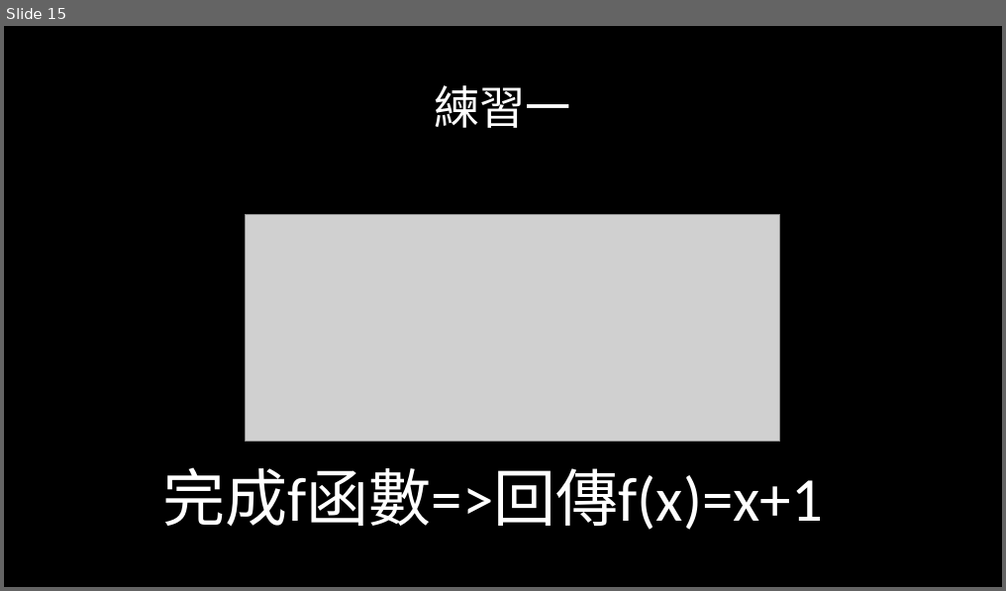
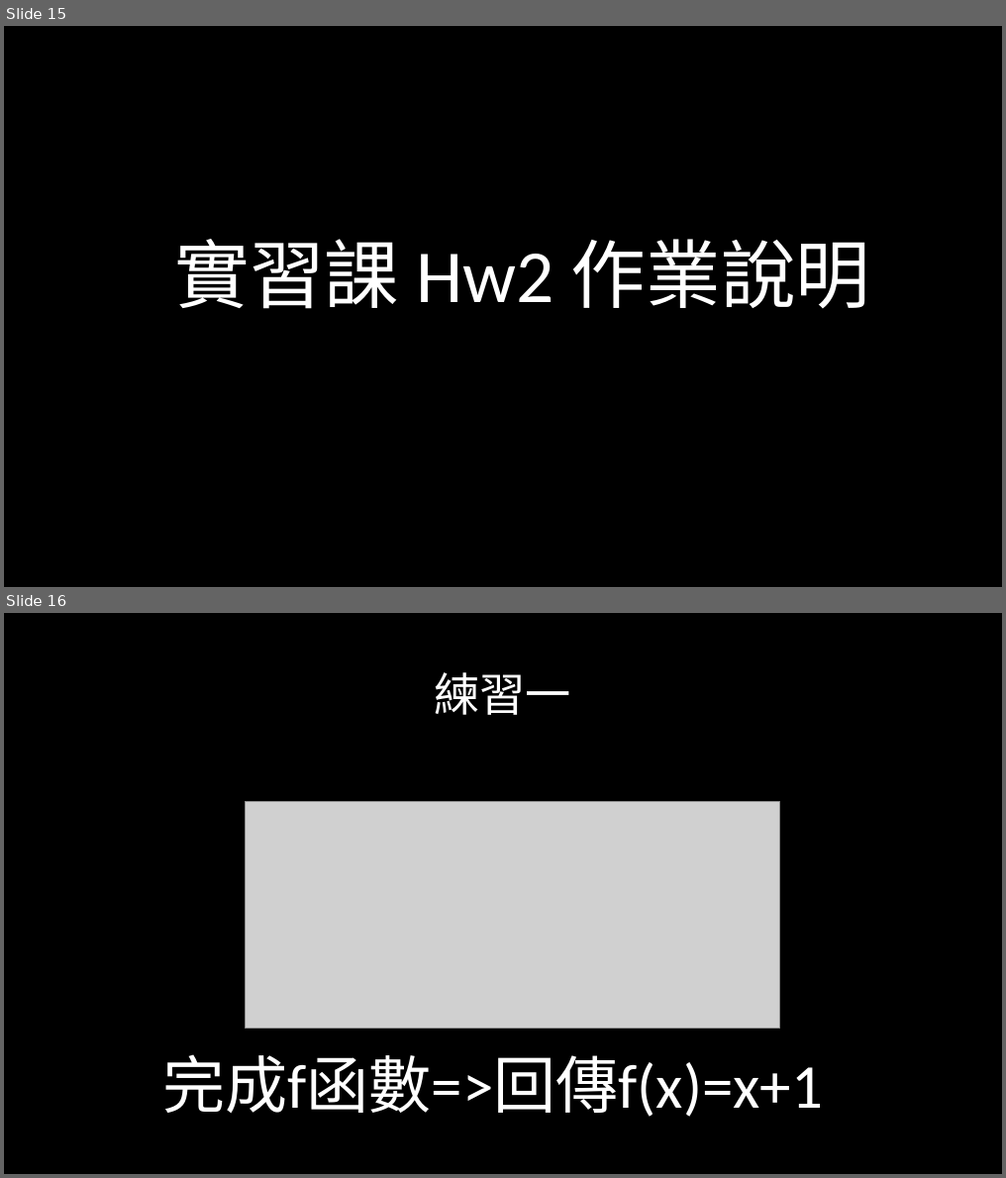
Before and after one commit to weermark/class, a slide deck: practical_class/class_ppt/0331程一實習.pptx. Shown one above the other, each under a label of ours: slide 15 before the commit, slides 15 and 16 after it. The pictures are 1006x591 and 1006x1178 pixels, drawn with LibreOffice and Linux fonts; fonts in the diff are those of the drawing; grey boxes stand for pictures. Boxes give left, top, right and bottom in pixels: in the first picture for what was removed or moved away, otherwise in the second. Text is boxed around its words. In the diff, an @@ line names an element or a change of style, - is before the commit and + after.

```diff
--- a/practical_class/class_ppt/0331程一實習.pptx
+++ b/practical_class/class_ppt/0331程一實習.pptx
@@ slide 15 added at (4,26,1002,587), background #000000 @@
@@ title added at (175,239,870,309), 72 pt, text #FFFFFF @@
+實習課 Hw2 作業說明
@@ what was slide 15 is now slide 16 @@
```
